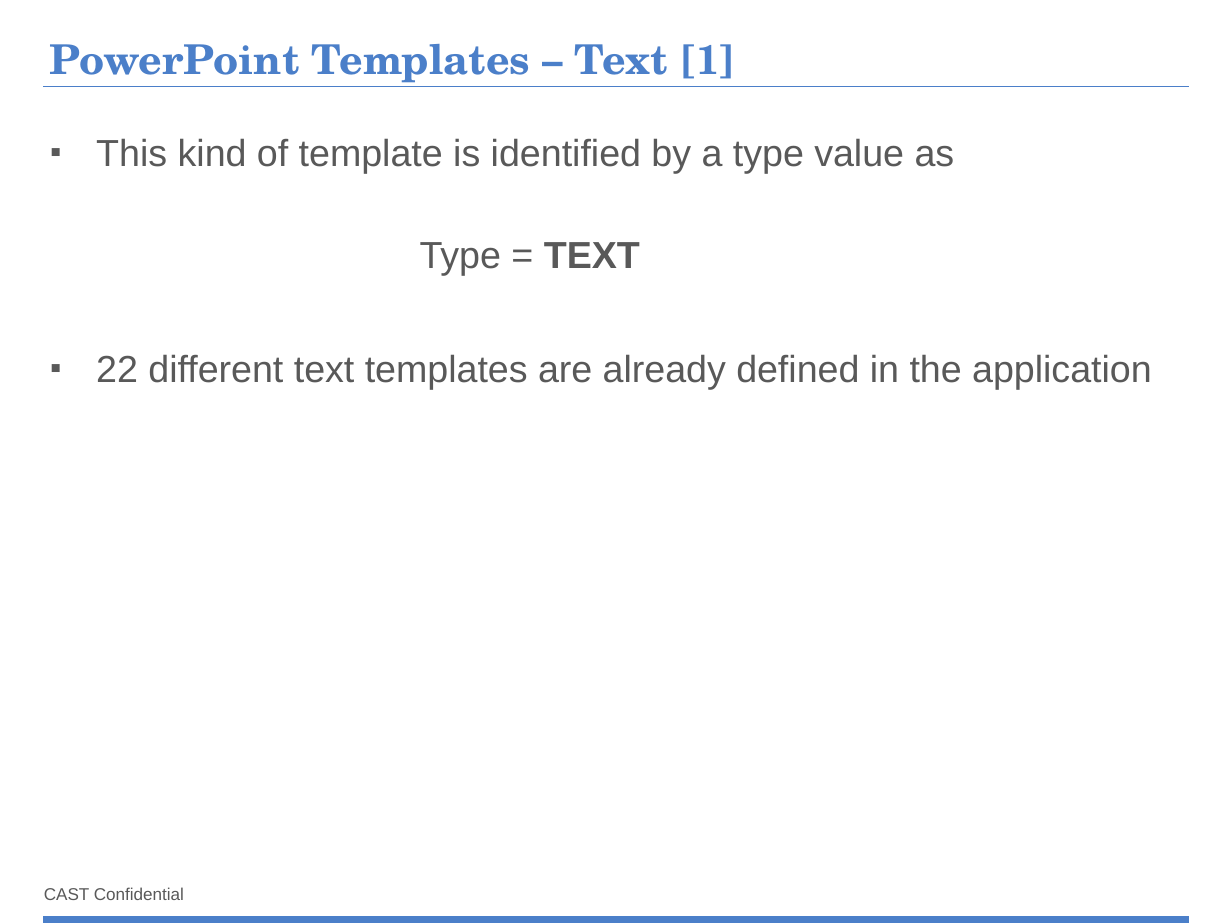
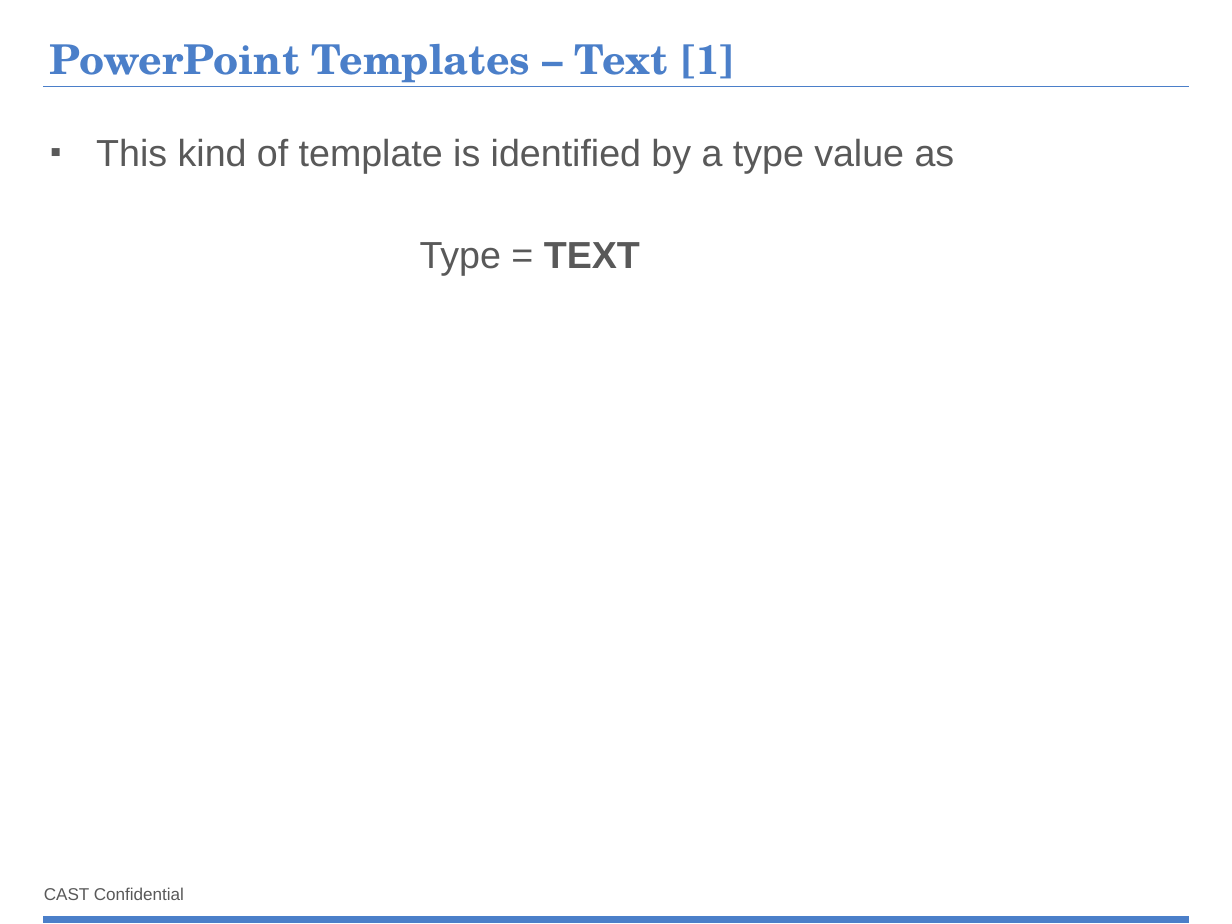
Before and after one commit to CAST-projects/ReportGenerator, a slide deck: slide 9 of CastReporting.Reporting/TemplatesFiles/1- Powerpoint-components-library.pptx. Drawn at 1232x924 pixels with LibreOffice and Linux fonts; fonts in the diff are those of the drawing; background and template pictures are left out. Boxes give left, top, right and bottom in pixels: in the first picture for what was removed or moved away, otherwise in the second. Text is boxed around its words. In the diff, an @@ line names an element or a change of style, - is before the commit and + after.

```diff
--- a/CastReporting.Reporting/TemplatesFiles/1- Powerpoint-components-library.pptx
+++ b/CastReporting.Reporting/TemplatesFiles/1- Powerpoint-components-library.pptx
@@ text at (96, 354, 1152, 390): paragraph removed @@
-▪ 22 different text templates are already defined in the application
```
Also in this commit, not shown: 6 other slides changed, 7 slides added, 47 slides removed.
